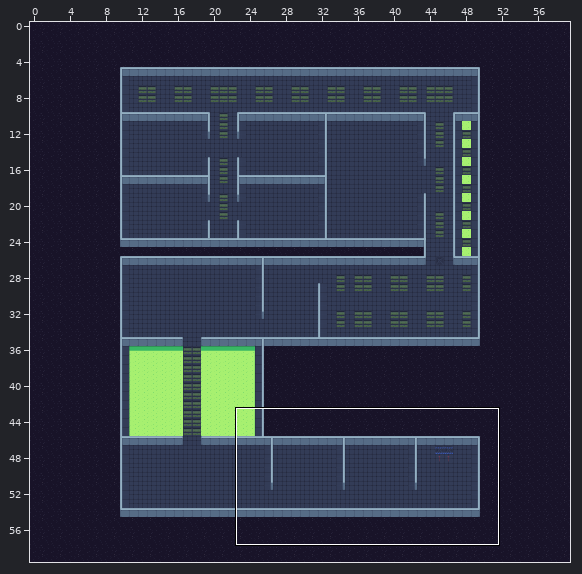
A Tiled map gets an edit: public/assets/map/level_1.tmx. Above: a wide view before the commit, with the close-up outlined.
Close-up. Before:
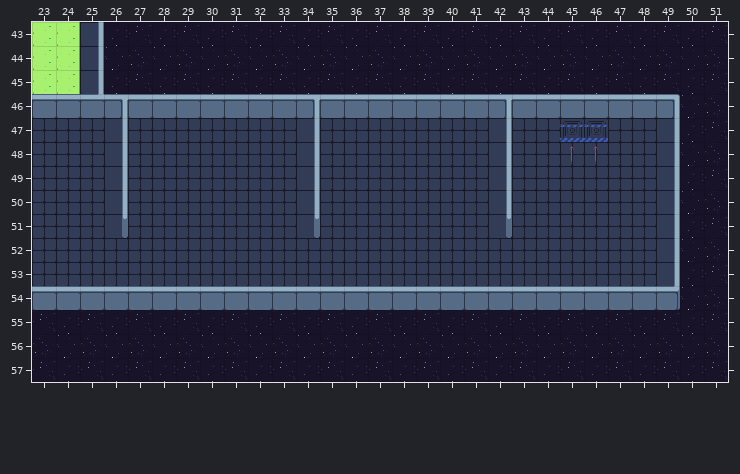
Cells are 32x32 px. Shown: x 23..51, y 43..57. The commit also changed other parts of the map, which this record leaves out.
The same view after the edit:
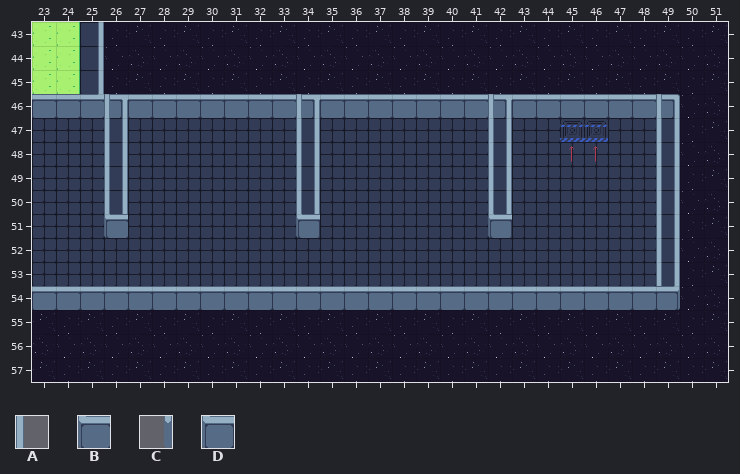
Key: from "tileset x1": A 75, B 78, C 120, D 334.
_ is an empty cell.
Tiles of an added or newly shown layer are drawn over the layers below it.
Changes in this commit:
Layer "UI/Walls":
The author changed tile C to tile B in row 51 at x 26.
Layer "UI/Walls 2" (added):
Tile A now appears in rows 46 to 50 at x 26, 34, 42 and 49; in rows 51 to 53 at x 49.
Tile D now appears in row 51 at x 34 and 42.
Changed places in both close-ups, as pixel boxes (x1, y1, x2, y2):
changed: (104, 94, 128, 238)
added: (296, 94, 320, 238)
added: (488, 94, 512, 238)
added: (656, 94, 662, 286)
